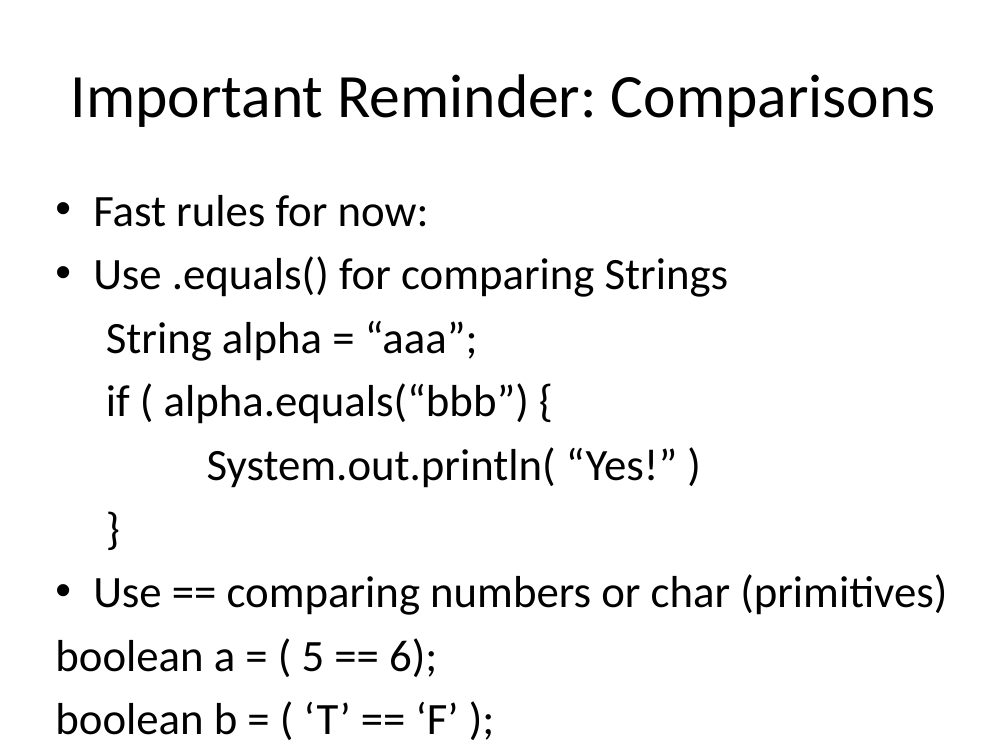
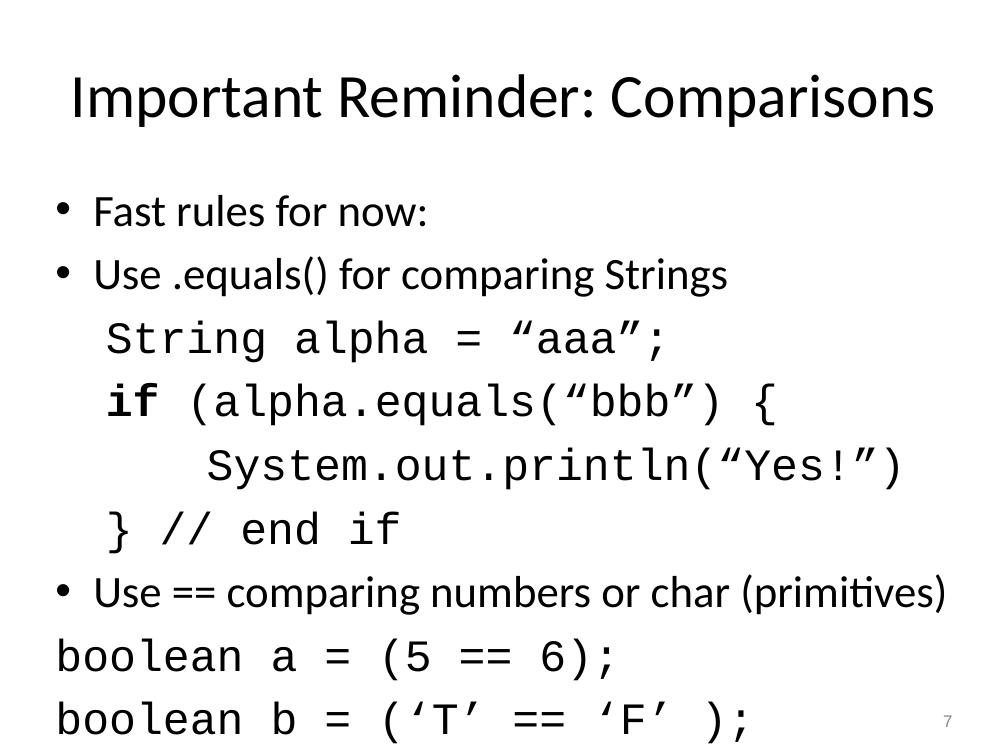
Before and after one commit to RHIT-CSSE/csse220, a slide deck: slide 7 of ClassMaterials/ArraysAndLists/Slides/Arrays and Lists.pptx (slide 5 before the commit). Drawn at 1008x756 pixels with LibreOffice and Linux fonts; fonts in the diff are those of the drawing. Boxes give left, top, right and bottom in pixels: in the first picture for what was removed or moved away, otherwise in the second. Text is boxed around its words. In the diff, an @@ line names an element or a change of style, - is before the commit and + after.

```diff
--- a/ClassMaterials/ArraysAndLists/Slides/Arrays and Lists.pptx
+++ b/ClassMaterials/ArraysAndLists/Slides/Arrays and Lists.pptx
@@ text at (106,321,670,363): font Calibri to Courier New in "String alpha = “aaa”;" @@
@@ text at (106,385,906,545): text changed; font Calibri to Courier New @@
-  if ( alpha.equals(“bbb”) {
-  System.out.println( “Yes!” )
-  }
+  if (alpha.equals(“bbb”) {
+  System.out.println(“Yes!”)
+  } // end if
@@ text at (55,639,674,744): text changed; font Calibri to Courier New @@
-boolean a = ( 5 == 6);
-boolean b = ( ‘T’ == ‘F’ );
+boolean a = (5 == 6);
+boolean b = (‘T’ == ‘F’ );
@@ page number added at (943,715,952,727), 12 pt, text #888888 @@
+7
```
Also in this commit, not shown: 25 other slides changed, 4 slides added, 2 slides removed.
